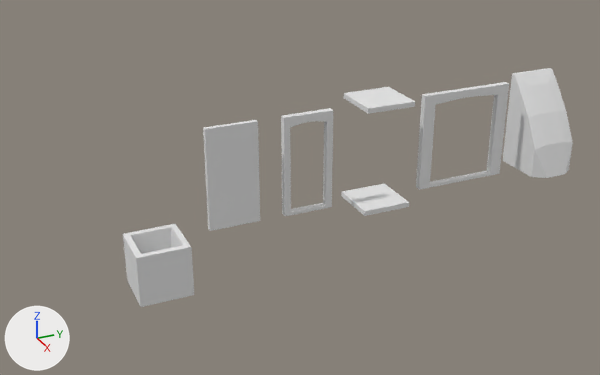
What one commit did to the COLLADA model 04 Collada/Resources/Assets.dae.
The view is the same before and after, from a camera (50 mm lens) standing at (26.44, -15.2, 14.25) and looking at (-0.25, -3.19, 0.91). Every picture has the same lights, and +X, +Y and +Z are marked at lower left. Where no turn or scale is listed for an object, it has been applied to the vertices.

The first picture shows 'Dn_Ceiling', 'Dn_Door_md', 'Dn_Door_sm', 'Dn_Floor', 'Dn_Landslide', 'Dn_Trap', 'Dn_Wall'.
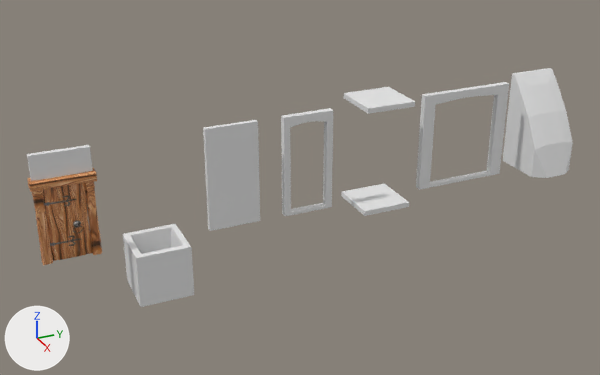
Boxes (x1, y1, x2, y2) around the edits, measured in the pictures (600 x 375 px):
'Dn_Door_1', added (brown): after (43, 183, 93, 261)
'Dn_Door_1_Frame', added (brown): after (27, 168, 102, 265)
'Dn_Door_1_Wall', added: after (27, 145, 93, 181)

The change, as a list of edits to the scene's bpy script:
```text
Add img_atlas1_jpg:
    img_atlas1_jpg = load_image('atlas1.jpg', 'atlas1.jpg', 1024, 1024, 'sRGB')
Add mat_material_base_001:
    mat_material_base_001 = principled_material('Material_Base_001')
    mat_material_base_001.base_color = (0.8, 0.8, 0.8)  # white #e7e7e7
    mat_material_base_001.roughness = 0.64
Add mat_material_frame:
    mat_material_frame = principled_material('Material_Frame')
    mat_material_frame.texture = img_atlas1_jpg
    mat_material_frame.roughness = 0.4
Add mat_material_door:
    mat_material_door = principled_material('Material_Door')
    mat_material_door.texture = img_atlas1_jpg
    mat_material_door.roughness = 0.4
Add me_dn_door_1_wall:
    me_dn_door_1_wall.from_pydata(...)  # a box spanning x -0.1..0.1, y -1.0..1.0, z 3.06..4.0
    me_dn_door_1_wall.materials.append(mat_material_base_001)  # its picture is missing
Add me_dn_door_1_frame:
    me_dn_door_1_frame.from_pydata(...)  # 160 vertices, 308 faces; spans x -0.29..0.29, y -1.09..1.11, z 0.0..3.14
    me_dn_door_1_frame.materials.append(mat_material_frame)  # picture img_atlas1_jpg
Add me_dn_door_1:
    me_dn_door_1.from_pydata(...)  # 1632 vertices, 3148 faces; spans x -0.15..0.15, y -0.7..0.7, z 0.0..2.8
    me_dn_door_1.materials.append(mat_material_door)  # picture img_atlas1_jpg
Add ob_dn_door_1_wall:
    ob_dn_door_1_wall = bpy.data.objects.new('Dn_Door_1_Wall', me_dn_door_1_wall)
    ob_dn_door_1_wall.location = (0.0, -12.0, 0.0)
Add ob_dn_door_1_frame:
    ob_dn_door_1_frame = bpy.data.objects.new('Dn_Door_1_Frame', me_dn_door_1_frame)
    ob_dn_door_1_frame.location = (0.0, -12.0, 0.0)
Add ob_dn_door_1:
    ob_dn_door_1 = bpy.data.objects.new('Dn_Door_1', me_dn_door_1)
    ob_dn_door_1.location = (0.0, -12.0, 0.0)
```
